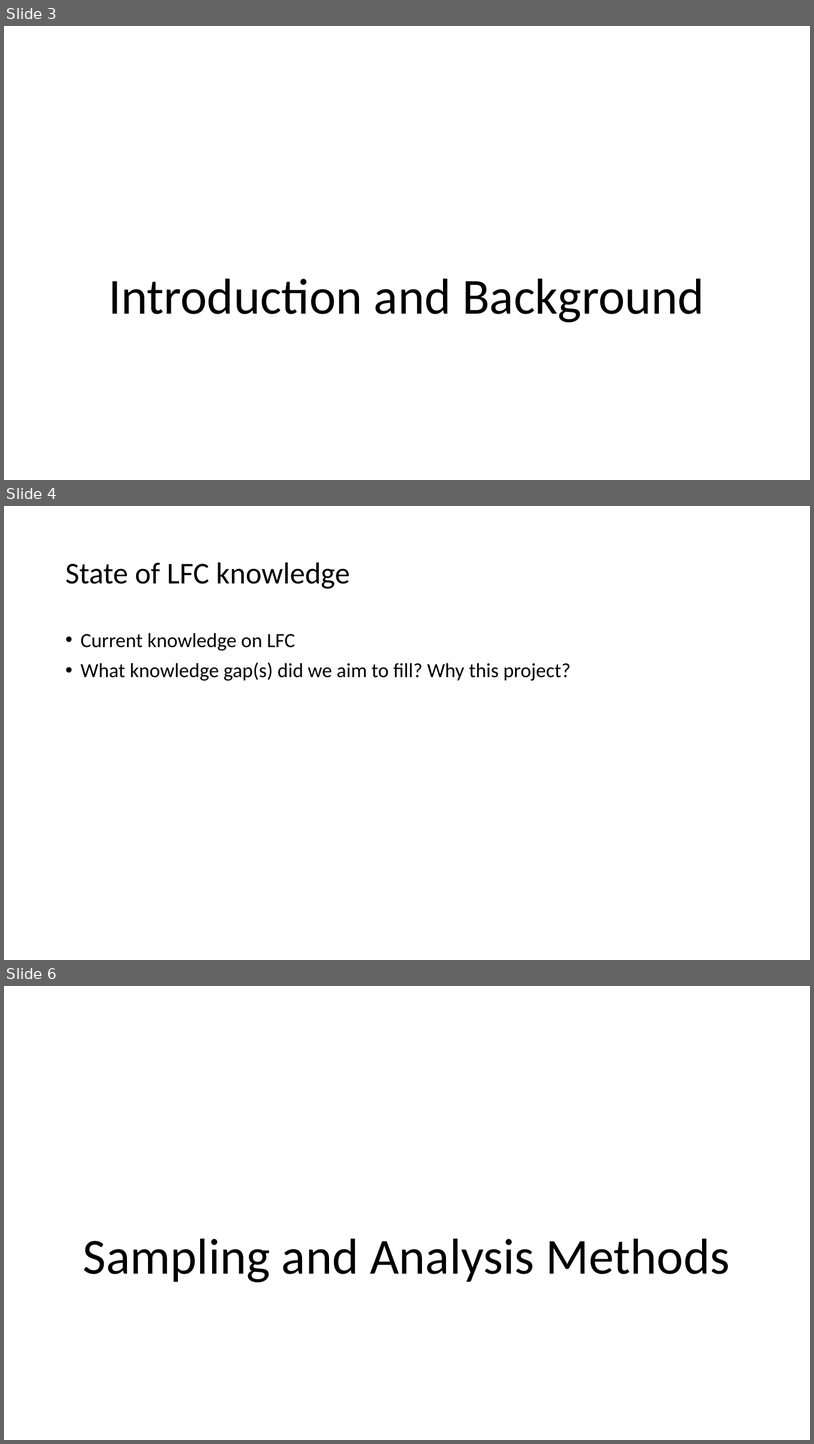
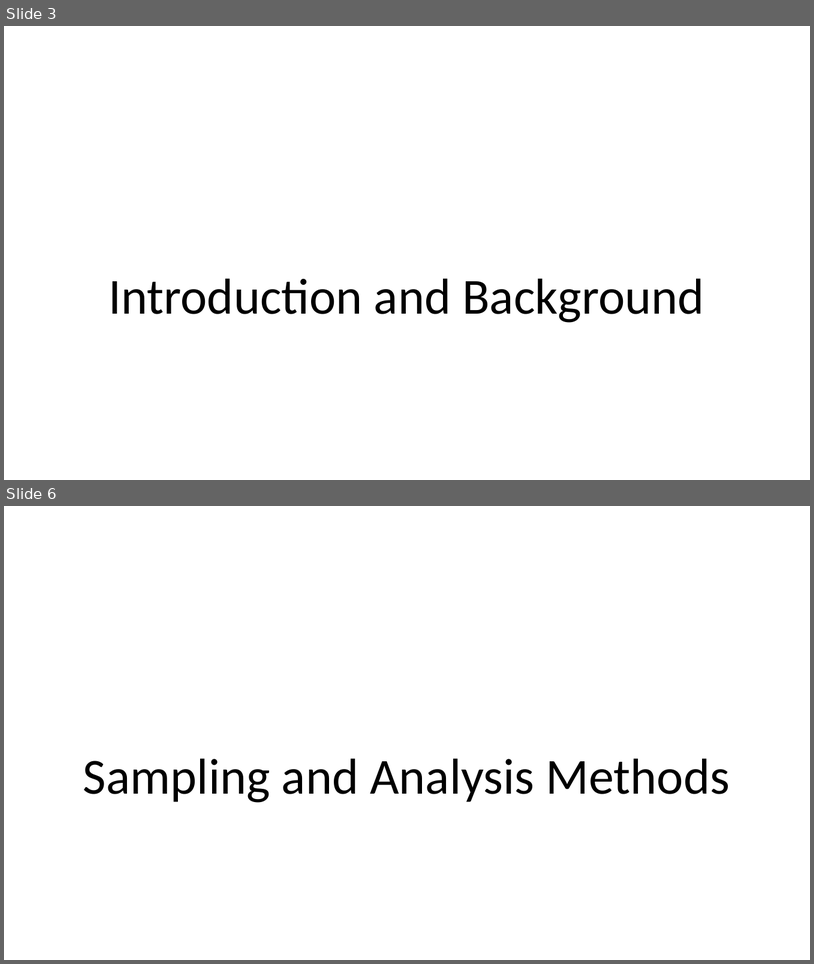
Before and after one commit to LukeABobay/larval-fish-community-analysis, a slide deck: PICES 2026 Presentation.pptx. Shown one above the other, each under a label of ours: slides 3, 4 and 6 before the commit, slides 3 and 6 after it; the slides between them are not shown. The pictures are 814x1444 and 814x964 pixels, drawn with LibreOffice and Linux fonts; fonts in the diff are those of the drawing. Boxes give left, top, right and bottom in pixels: in the first picture for what was removed or moved away, otherwise in the second. Text is boxed around its words. In the diff, an @@ line names an element or a change of style, - is before the commit and + after.

```diff
--- a/PICES 2026 Presentation.pptx
+++ b/PICES 2026 Presentation.pptx
@@ slide 4 removed at (x1=4, y1=506, x2=810, y2=960), background #FFFFFF @@
@@ title removed at (x1=65, y1=562, x2=350, y2=589) @@
-State of LFC knowledge
@@ text removed at (x1=81, y1=633, x2=571, y2=681) @@
-• Current knowledge on LFC
-• What knowledge gap(s) did we aim to fill? Why this project?
```
Also in this commit, not shown: 6 slides changed, 4 slides added, 3 other slides removed.
